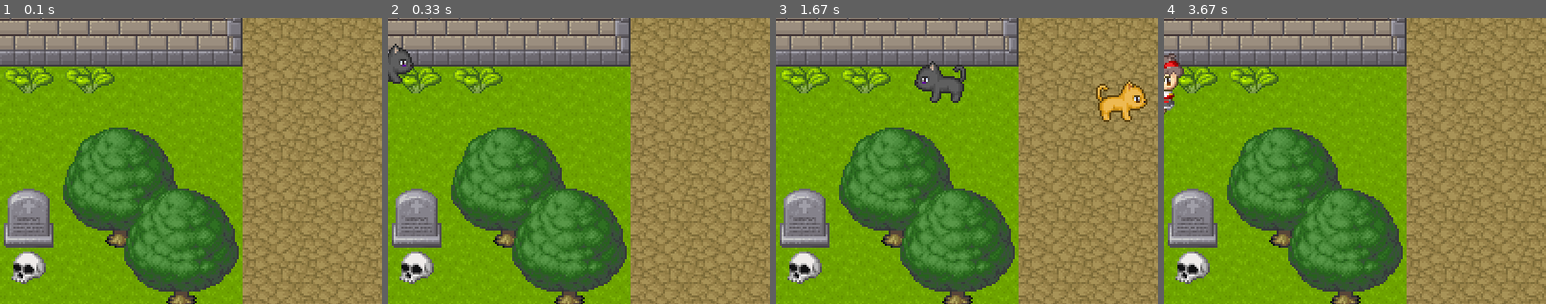
Above: before the commit, frames 1-4 (left to right).
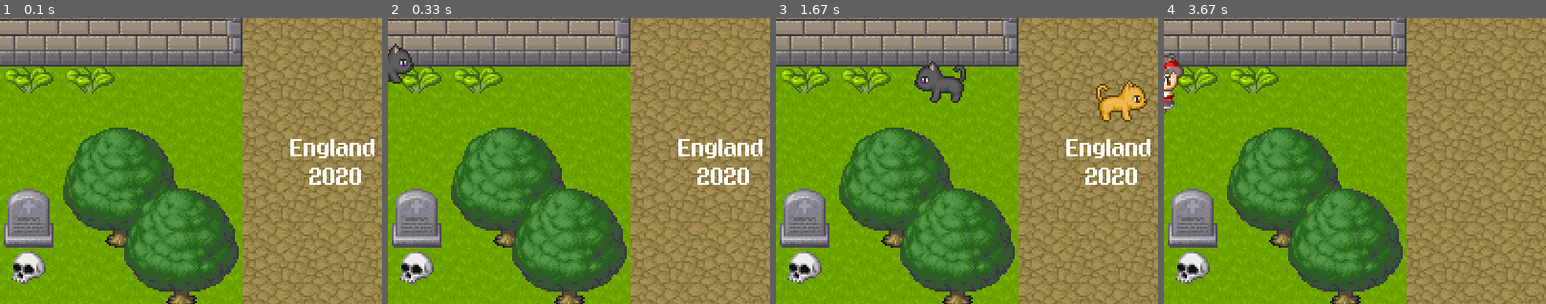
Above: after the commit, the same moments.

Repository: starfighter-dev/pygame-experiments
Game: pygame game, started from sword/automated.py
The game is run twice, just before and just after one commit, with the same random seed, the same clock (stepped at 60 frames per second) and the same inputs.
Inputs:
- Up to frame 1 (0.1 s): no input
- Up to frame 2 (0.33 s): no input
- Up to frame 3 (1.67 s): no input
- Up to frame 4 (3.67 s): no input
The pictures show only the part of the screen within x 8-58%, y 2-52%; the shares and areas given below are measured in that part.

The runs differ from the first frame. In frame 1, 1.1% of the frame differs, in the area x 76-98%, y 42-59%; in frame 2, 1.1%; in frame 3, 1.1%; in frame 4, nothing differs.

Commit message:
Intro text

Diff:
--- a/sword/automated.py
+++ b/sword/automated.py
@@ -307,6 +307,10 @@
          t1 = cat1.move_right(900)
          t2 = cat2.move_left(-100)
          t3 = cat3.move_right(900)
+         font = 'EightBitDragon-anqx.ttf'
+         font = pygame.font.Font(font,20)
+         gameDisplay.blit(font.render('England',1,(255,255,255)),(370,140))
+         gameDisplay.blit(font.render('2020',1,(255,255,255)),(390,170))
          if t1 and t2 and t3:
             print('done cats')
             phase = 1
